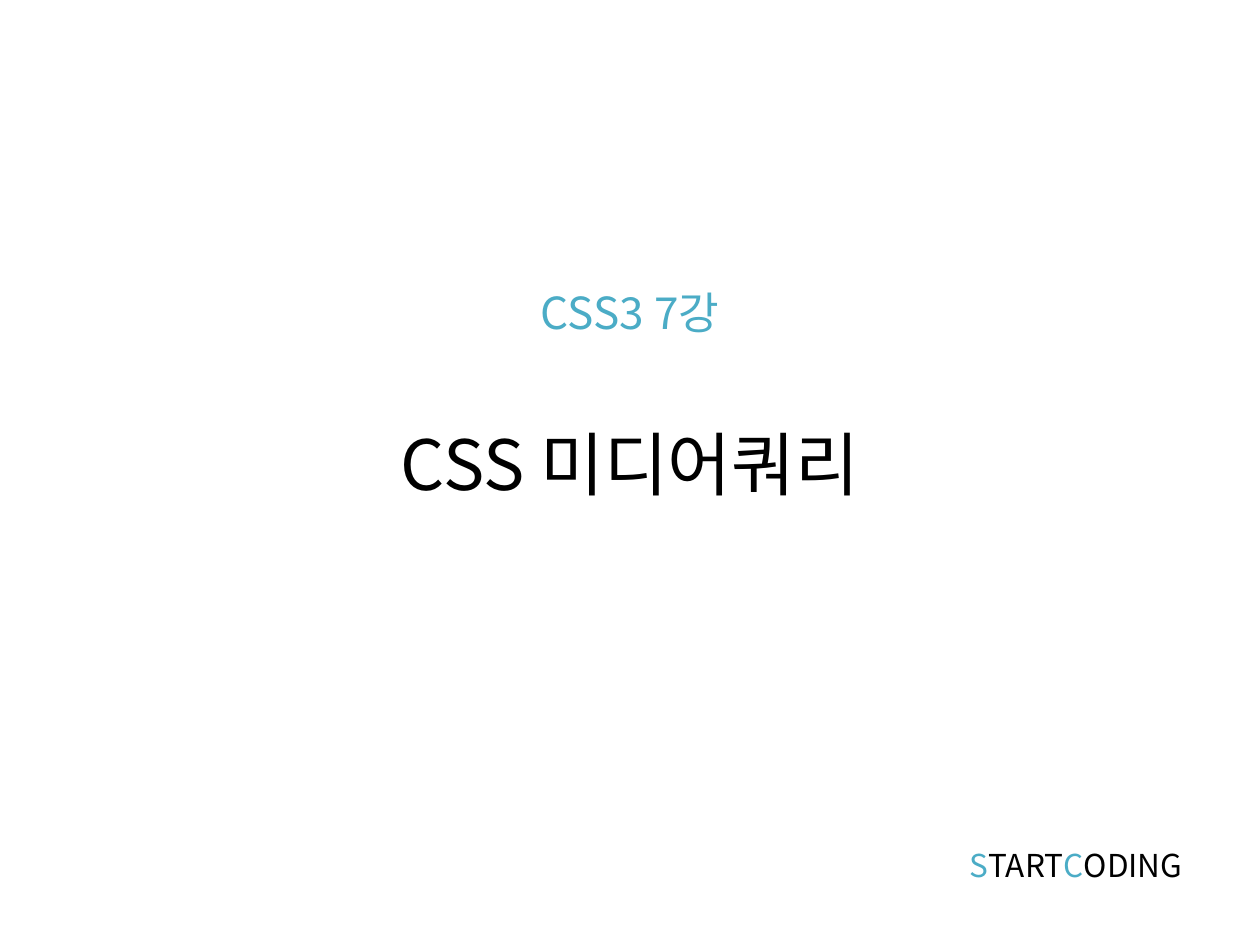
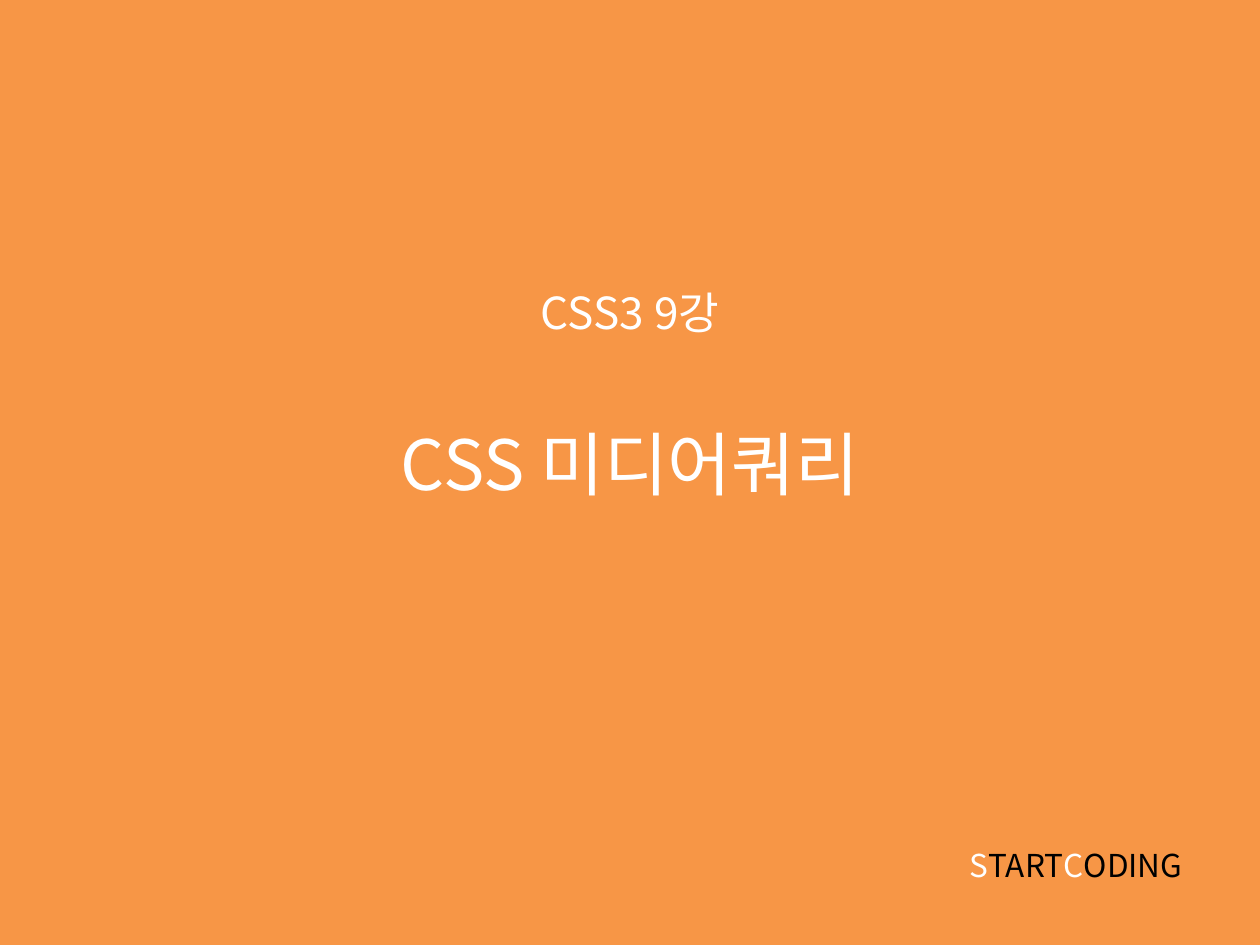
Before and after one commit to kwonkijun/web, a slide deck: slide 1 of 프론트엔드기초(PPT)/CSS3 9강_CSS 미디어쿼리.pptx. Drawn at 1260x945 pixels with LibreOffice and Linux fonts; fonts in the diff are those of the drawing. Boxes give left, top, right and bottom in pixels: in the first picture for what was removed or moved away, otherwise in the second. Text is boxed around its words. In the diff, an @@ line names an element or a change of style, - is before the commit and + after.

```diff
--- a/프론트엔드기초(PPT)/CSS3 9강_CSS 미디어쿼리.pptx
+++ b/프론트엔드기초(PPT)/CSS3 9강_CSS 미디어쿼리.pptx
@@ background #FFFFFF to #F79646 @@
@@ title at (x1=401, y1=292, x2=859, y2=496): text changed; text colour #000000 to #FFFFFF @@
-CSS3 7강
-CSS 미디어쿼리
+CSS3 9강
+CSS 미디어쿼리
@@ text "STARTCODING" at (x1=970, y1=853, x2=1183, y2=878): text colour #4BACC6 to #FFFFFF in "STARTCODING" @@
```
Also in this commit, not shown: 25 other files.
